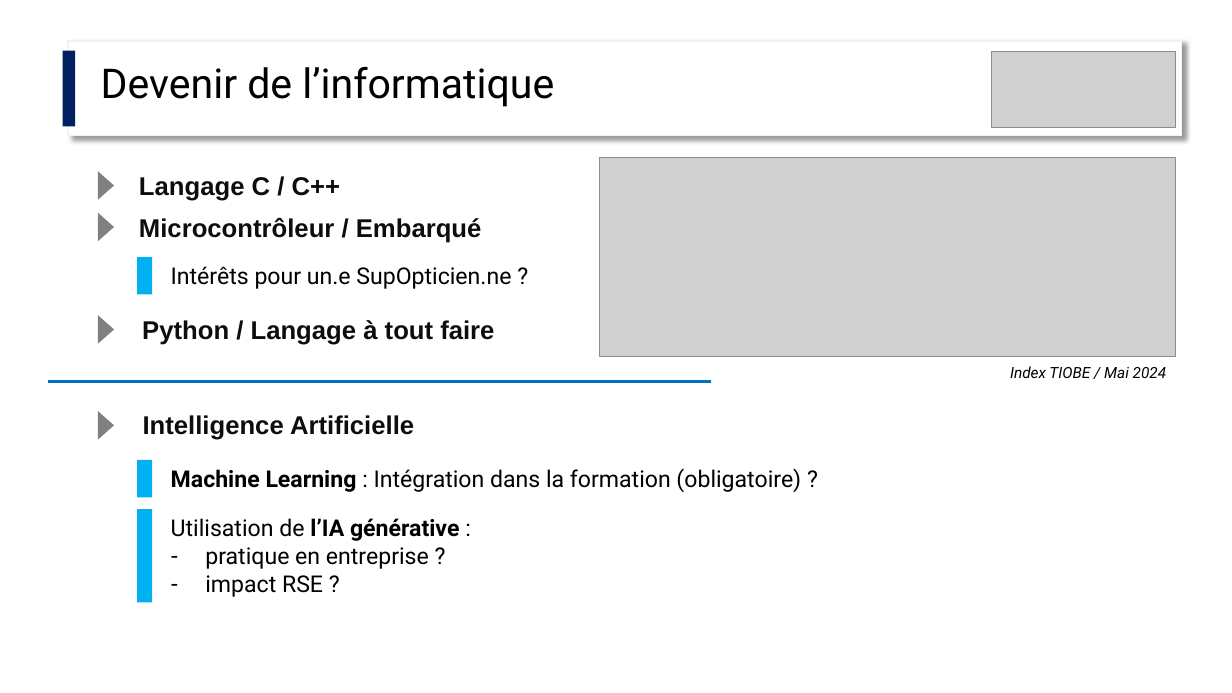
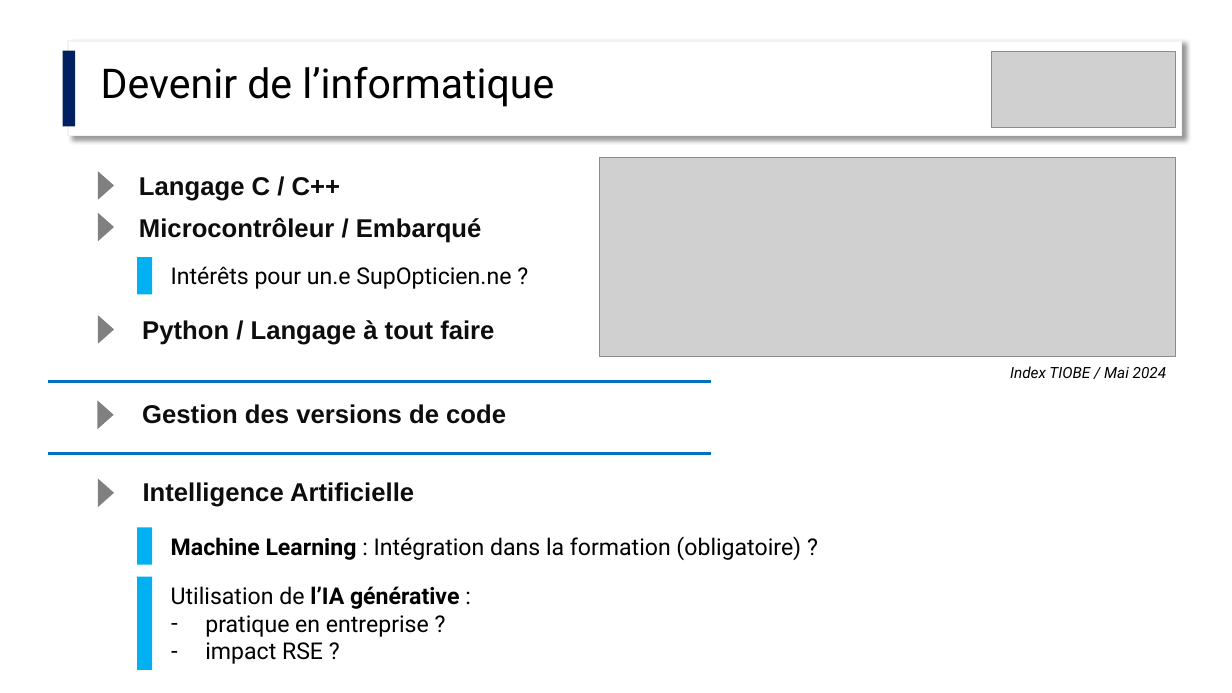
Before and after one commit to jvillemejane/jvillemejane, a slide deck: slide 2 of Presentations/2024_COPERF_Informatique.pptx. Drawn at 1232x693 pixels with LibreOffice and Linux fonts; fonts in the diff are those of the drawing; grey boxes stand for pictures. Boxes give left, top, right and bottom in pixels: in the first picture for what was removed or moved away, otherwise in the second. Text is boxed around its words. In the diff, an @@ line names an element or a change of style, - is before the commit and + after.

```diff
--- a/Presentations/2024_COPERF_Informatique.pptx
+++ b/Presentations/2024_COPERF_Informatique.pptx
@@ triangle added at [98,401,114,429], fill #808080 @@
@@ text added at [142,404,506,424], 20 pt, text #0D0D0D, bold @@
+Gestion des versions de code
@@ line added from (48, 453) to (711, 453), #0070C0 2.25 pt @@
@@ triangle: place and size @@
-triangle at [98,412,114,440]
+triangle at [98,479,114,508]
@@ text "Intelligence Artificielle": place and size @@
-text "Intelligence Artificielle" at [143,415,414,440]
+text "Intelligence Artificielle" at [143,482,414,507]
@@ 2 texts, 2 rectangles: place and size @@
-2 texts, 2 rectangles at [137,460,801,603]
+2 texts, 2 rectangles at [137,528,801,670]
```
Also in this commit, not shown: 1 other slide changed, 2 other files.
